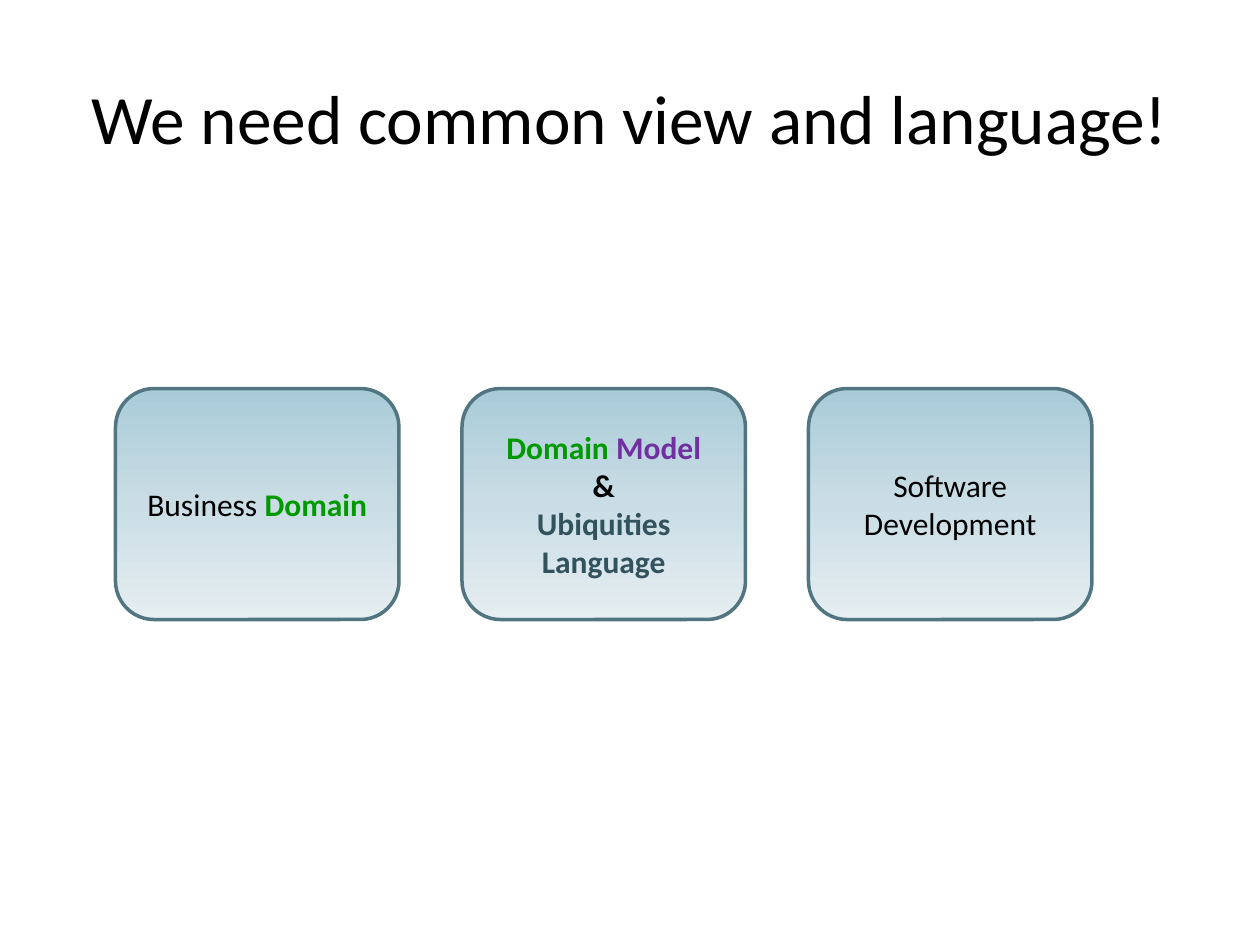
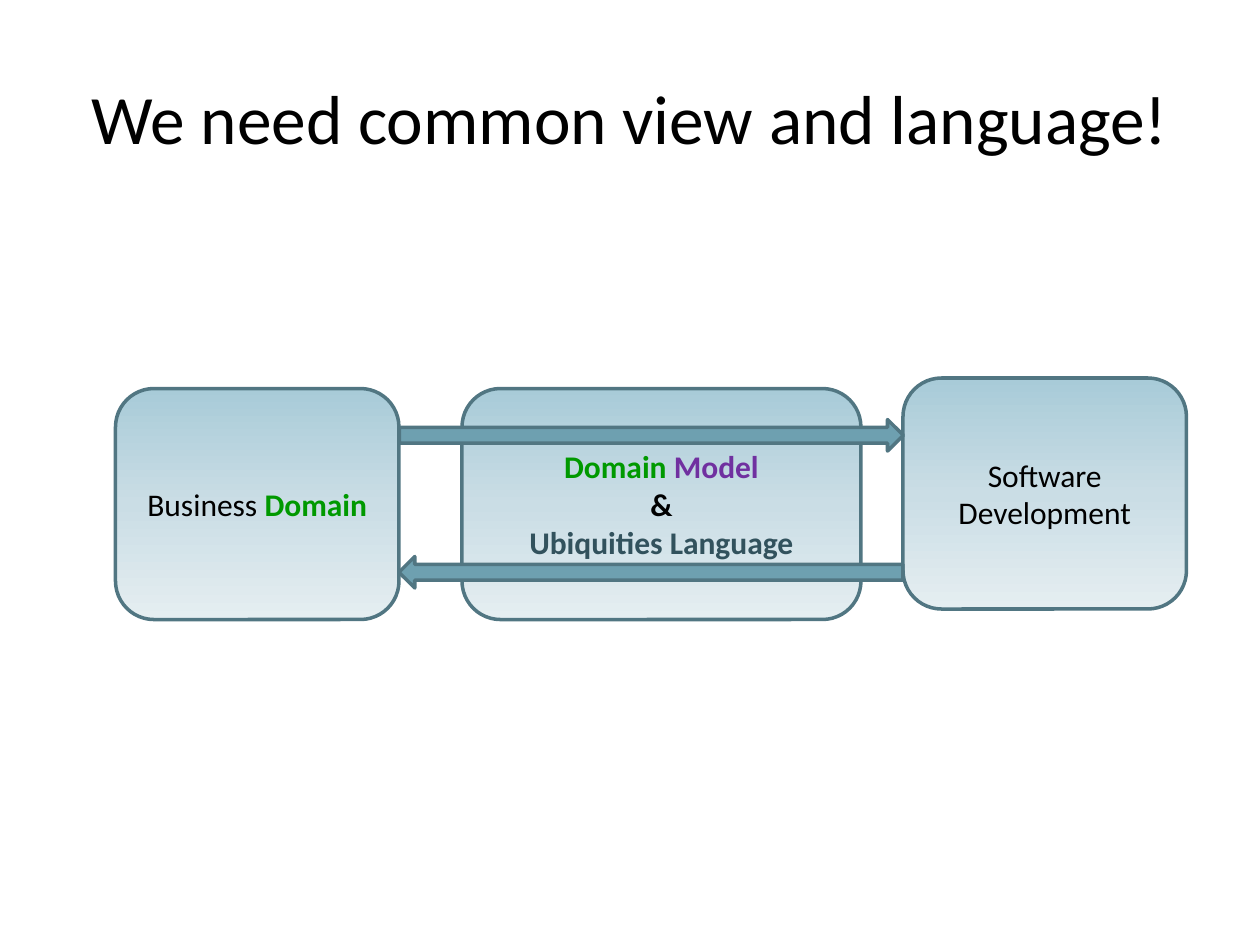
Before and after one commit to arturtv/dddpresentation, a slide deck: slide 9 of Domain-DrivenDesign.A.Trosin.pptx (slide 8 before the commit). Drawn at 1260x945 pixels with LibreOffice and Linux fonts; fonts in the diff are those of the drawing. Boxes give left, top, right and bottom in pixels: in the first picture for what was removed or moved away, otherwise in the second. Text is boxed around its words. In the diff, an @@ line names an element or a change of style, - is before the commit and + after.

```diff
--- a/Domain-DrivenDesign.A.Trosin.pptx
+++ b/Domain-DrivenDesign.A.Trosin.pptx
@@ rounded rectangle "Domain Model": place and size @@
-rounded rectangle "Domain Model" at [462,388,746,619]
+rounded rectangle "Domain Model" at [462,388,862,619]
@@ rounded rectangle "Software Development": place and size @@
-rounded rectangle "Software Development" at [809,388,1092,619]
+rounded rectangle "Software Development" at [903,378,1187,609]
@@ right arrow added at [399,420,903,451], fill #6EA0B0, outline #517682 2 pt @@
@@ right arrow added at [399,557,903,588], fill #6EA0B0, outline #517682 2 pt @@
```
Also in this commit, not shown: 1 other slide changed, 3 slides added, 1 slide removed.
